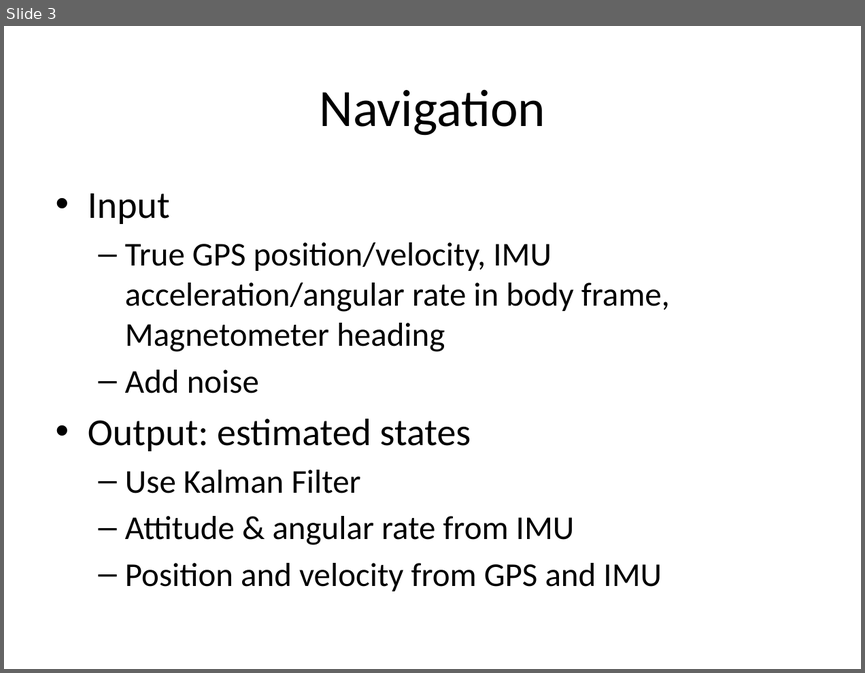
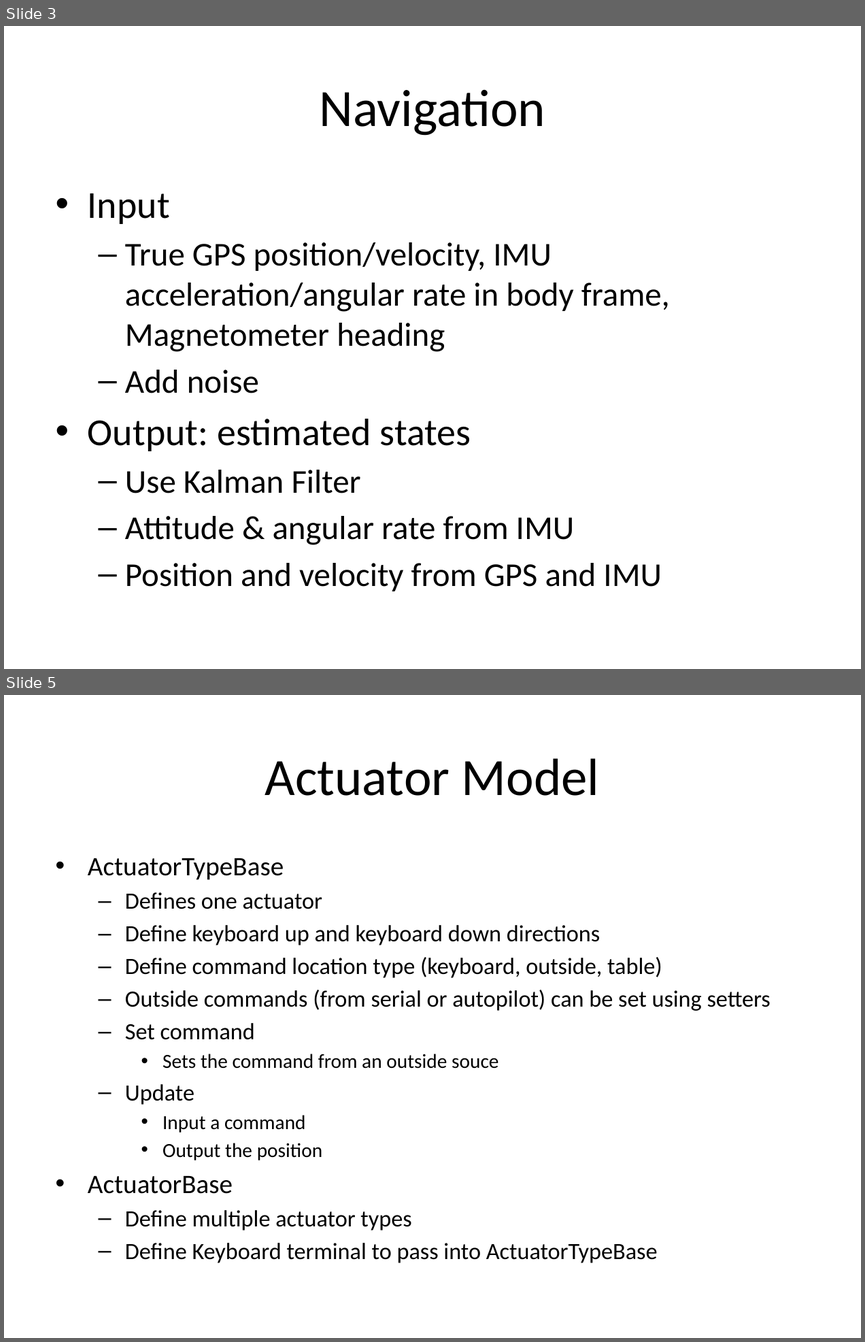
Before and after one commit to malex2/Cpp-Aircraft-Simulation, a slide deck: Simulation Outline.pptx. Shown one above the other, each under a label of ours: slide 3 before the commit, slides 3 and 5 after it; the slides between them are not shown. The pictures are 865x673 and 865x1342 pixels, drawn with LibreOffice and Linux fonts; fonts in the diff are those of the drawing. Boxes give left, top, right and bottom in pixels: in the first picture for what was removed or moved away, otherwise in the second. Text is boxed around its words. In the diff, an @@ line names an element or a change of style, - is before the commit and + after.

Commit message:
Add quadcopter models

```diff
--- a/Simulation Outline.pptx
+++ b/Simulation Outline.pptx
@@ slide 5 added at (x1=4, y1=695, x2=861, y2=1338), background #FFFFFF @@
@@ title added at (x1=265, y1=758, x2=600, y2=796), 44 pt, text #000000 @@
+Actuator Model
@@ text added at (x1=88, y1=858, x2=770, y2=1263), 19.6 pt, text #000000 @@
+• ActuatorTypeBase
+  – Defines one actuator
+  – Define keyboard up and keyboard down directions
+  – Define command location type (keyboard, outside, table)
+  – Outside commands (from serial or autopilot) can be set using setters
+  – Set command
+    • Sets the command from an outside souce
+  – Update
+    • Input a command
+    • Output the position
+• ActuatorBase
+  – Define multiple actuator types
+  – Define Keyboard terminal to pass into ActuatorTypeBase
```
Also in this commit, not shown: 1 other slide added, 27 other files.
